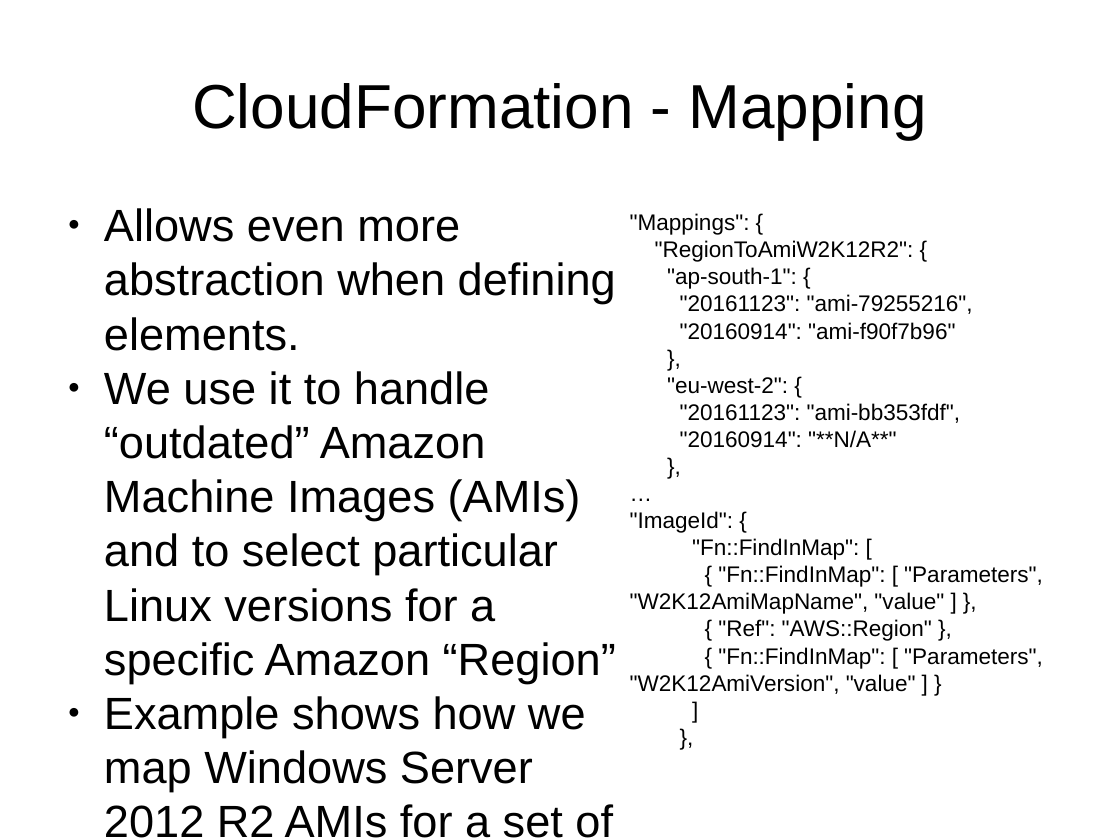
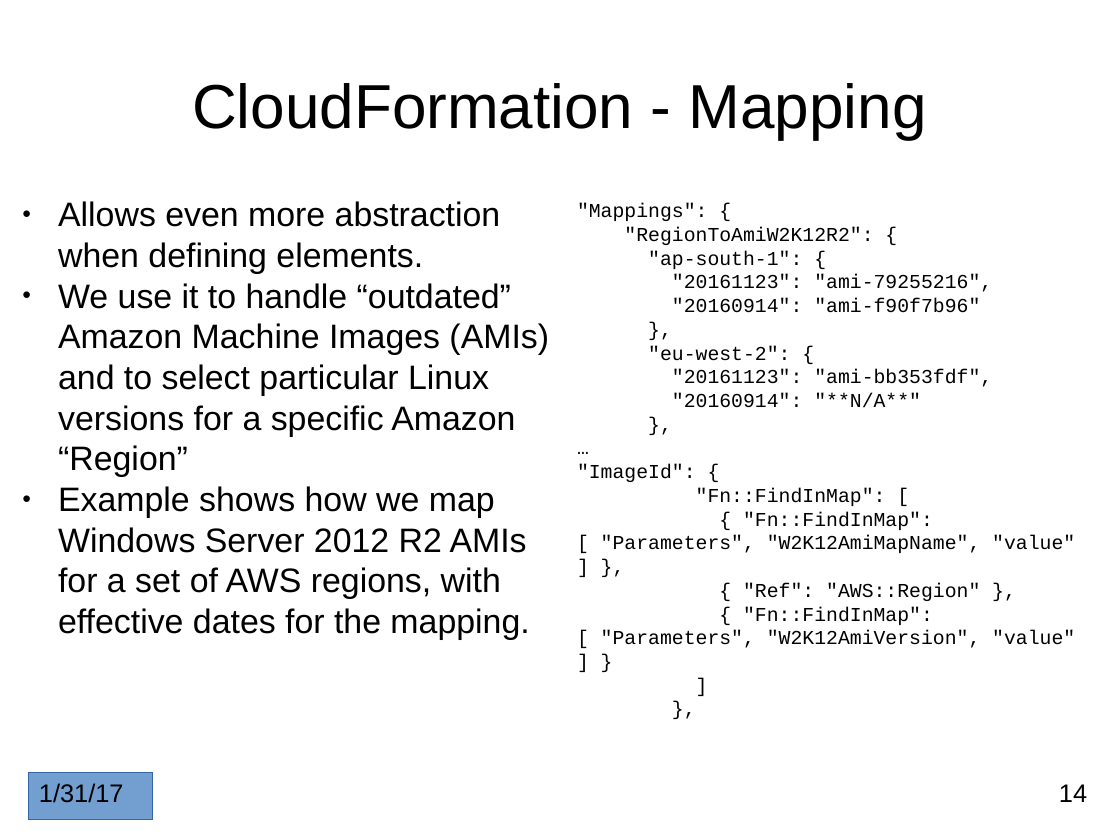
Before and after one commit to andybrucenet/aws-env-sysadmin, a slide deck: slide 14 of aws-env-sysadmin.pptx. Drawn at 1120x840 pixels with LibreOffice and Linux fonts; fonts in the diff are those of the drawing. Boxes give left, top, right and bottom in pixels: in the first picture for what was removed or moved away, otherwise in the second. Text is boxed around its words. In the diff, an @@ line names an element or a change of style, - is before the commit and + after.

```diff
--- a/aws-env-sysadmin.pptx
+++ b/aws-env-sysadmin.pptx
@@ text "Allows even more abstraction when ...": place and size @@
-text "Allows even more abstraction when ..." at bbox=[104, 208, 616, 838]
+text "Allows even more abstraction when ..." at bbox=[58, 201, 549, 640]
@@ text "Allows even more abstraction when ..." at bbox=[58, 201, 549, 640]: size 32 to 24 pt @@
@@ text ""Mappings": {": place and size @@
-text ""Mappings": {" at bbox=[630, 213, 1043, 694]
+text ""Mappings": {" at bbox=[577, 203, 1075, 648]
@@ text ""Mappings": {" at bbox=[577, 203, 1075, 648]: size 16 to 14 pt, font Arial to Courier New @@
@@ rectangle added at bbox=[28, 772, 152, 820], fill #729FCF, outline #3465A4 0.75 pt, 18 pt, text #000000 @@
+1/31/17
@@ page number added at bbox=[1059, 784, 1087, 802], 18 pt, text #000000 @@
+14
```
Also in this commit, not shown: 15 other slides changed, 3 slides added.
